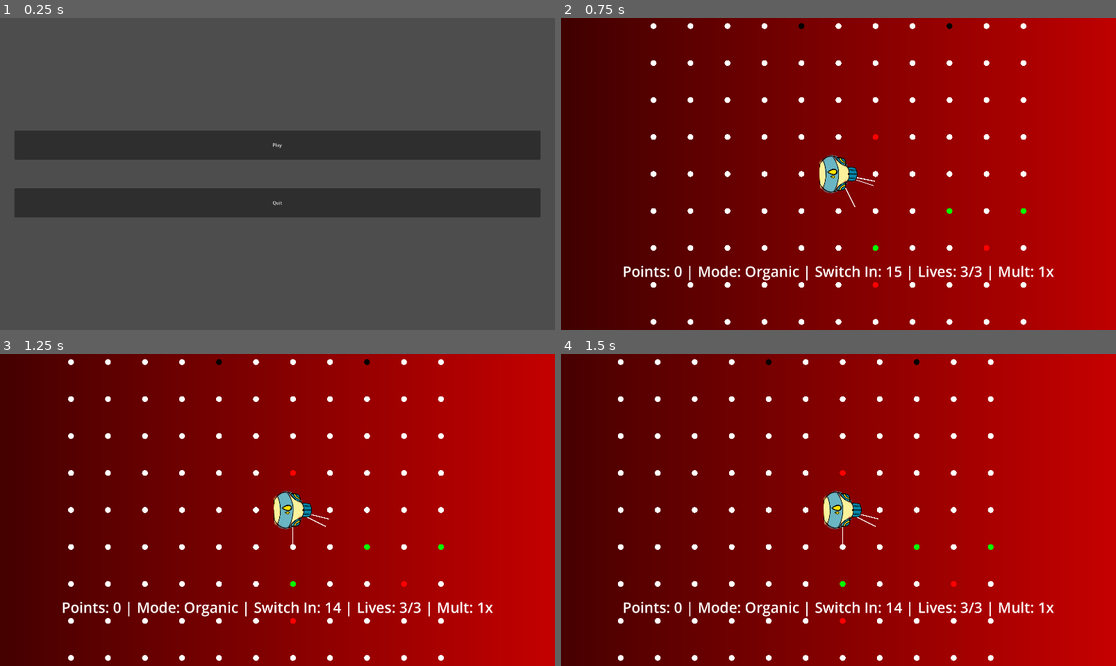
Above: before the commit, frames 1-4 (two rows, left to right).
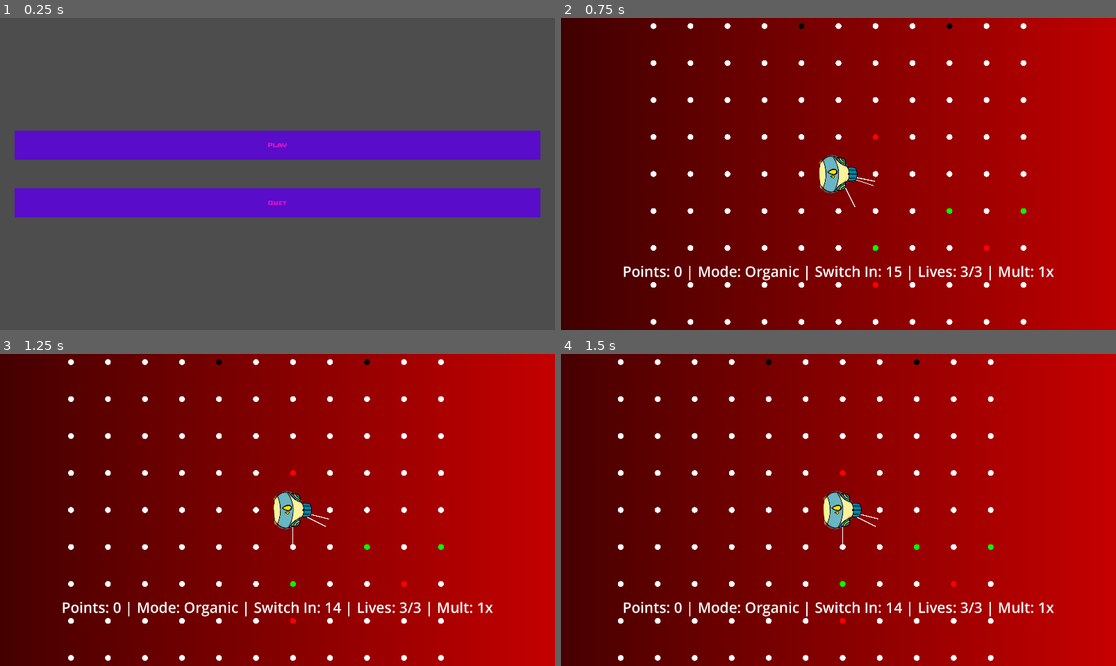
Above: after the commit, the same moments.

Repository: istamarahsan/s3rpent
Game: Godot game, scene res://root.tscn
Two runs of this game, one before a commit and one after it. Both use one fixed random seed, a clock stepped at 60 frames per second and the inputs below.
Inputs:
- Up to frame 1 (0.25 s): no input
- Up to frame 2 (0.75 s): click "Play" at 0.5 s
- Up to frame 3 (1.25 s): no input
- Up to frame 4 (1.5 s): hold Right (ui_right) from 1.28 s (still down)

The runs differ from the first frame. In frame 1, 18% of the frame differs, in the area x 2-98%, y 36-64%; in frame 2, nothing differs; in frame 3, nothing differs; in frame 4, nothing differs.

Commit message:
add theme and fonts, apply to main menu

Diff:
--- a/main-menu/main_menu.tscn
+++ b/main-menu/main_menu.tscn
@@ -1,6 +1,7 @@
-[gd_scene load_steps=2 format=3 uid="uid://ckqdjktrqbuey"]
+[gd_scene load_steps=3 format=3 uid="uid://ckqdjktrqbuey"]
 
 [ext_resource type="Script" path="res://main-menu/main_menu.gd" id="1_aur8q"]
+[ext_resource type="Theme" uid="uid://cx305k0a8bhwg" path="res://themes/color-sagu-spy.tres" id="2_b64sa"]
 
 [node name="MainMenu" type="Control"]
 layout_mode = 3
@@ -9,6 +10,7 @@
 anchor_bottom = 1.0
 grow_horizontal = 2
 grow_vertical = 2
+theme = ExtResource("2_b64sa")
 script = ExtResource("1_aur8q")
 
 [node name="MarginContainer" type="MarginContainer" parent="."]
@@ -18,11 +20,13 @@
 anchor_bottom = 1.0
 grow_horizontal = 2
 grow_vertical = 2
+theme = ExtResource("2_b64sa")
 theme_override_constants/margin_left = 50
 theme_override_constants/margin_right = 50
 
 [node name="VBoxContainer" type="VBoxContainer" parent="MarginContainer"]
 layout_mode = 2
+theme = ExtResource("2_b64sa")
 theme_override_constants/separation = 100
 alignment = 1
 
@@ -30,10 +34,12 @@
 unique_name_in_owner = true
 custom_minimum_size = Vector2(0, 100)
 layout_mode = 2
+theme = ExtResource("2_b64sa")
 text = "Play"
 
 [node name="Quit" type="Button" parent="MarginContainer/VBoxContainer"]
 unique_name_in_owner = true
 custom_minimum_size = Vector2(0, 100)
 layout_mode = 2
+theme = ExtResource("2_b64sa")
 text = "Quit"
--- /dev/null
+++ b/themes/color-sagu-spy.tres
@@ -0,0 +1,21 @@
+[gd_resource type="Theme" load_steps=3 format=3 uid="uid://cx305k0a8bhwg"]
+
+[ext_resource type="FontFile" uid="uid://bck4vn8cx20wc" path="res://assets/fonts/Sagu Exora.ttf" id="1_pnabs"]
+
+[sub_resource type="StyleBoxFlat" id="StyleBoxFlat_iyi0e"]
+bg_color = Color(0.34902, 0.0470588, 0.792157, 1)
+
+[resource]
+default_font = ExtResource("1_pnabs")
+default_font_size = 20
+/colors/17084B = Color(0.0901961, 0.0313726, 0.294118, 1)
+/colors/383E78 = Color(0.219608, 0.243137, 0.470588, 1)
+/colors/420A9F = Color(0.258824, 0.0392157, 0.623529, 1)
+/colors/590CCA = Color(0.34902, 0.0470588, 0.792157, 1)
+/colors/D914CC = Color(0.85098, 0.0784314, 0.8, 1)
+Button/colors/font_color = Color(0.85098, 0.0784314, 0.8, 1)
+Button/styles/disabled = SubResource("StyleBoxFlat_iyi0e")
+Button/styles/focus = SubResource("StyleBoxFlat_iyi0e")
+Button/styles/hover = SubResource("StyleBoxFlat_iyi0e")
+Button/styles/normal = SubResource("StyleBoxFlat_iyi0e")
+Button/styles/pressed = SubResource("StyleBoxFlat_iyi0e")
Binary file added: assets/fonts/Sagu Exora.ttf
Not shown, added: assets/fonts/Sagu Exora.ttf.import
Binary file added: assets/fonts/spyagency3_2.ttf
Not shown, added: assets/fonts/spyagency3_2.ttf.import
